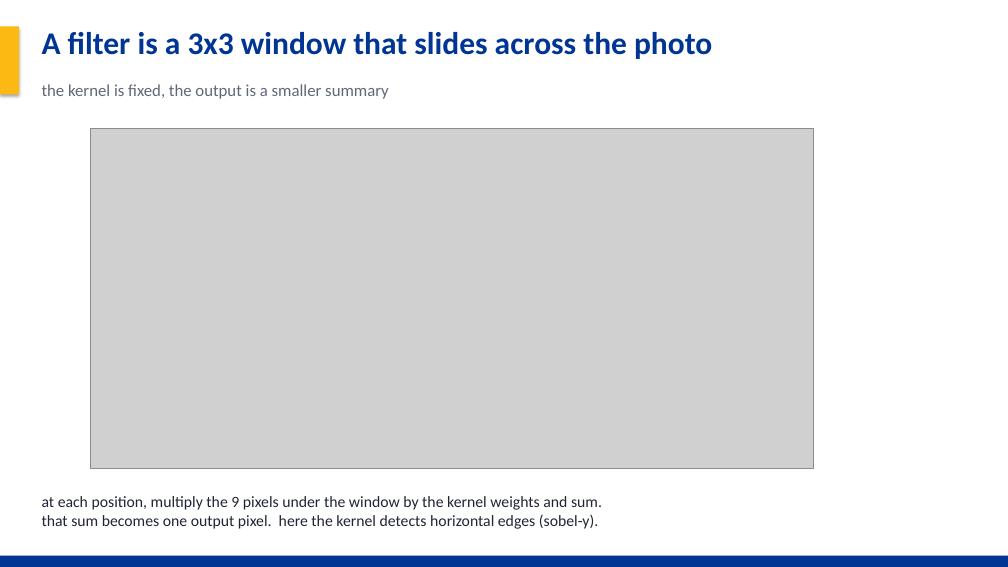
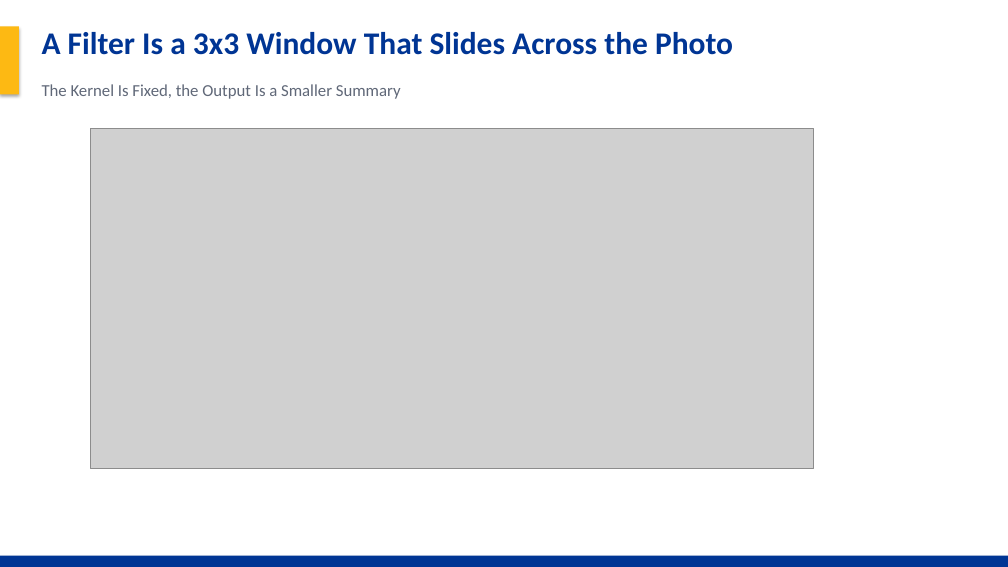
Before and after one commit to Noah-Gallego/house-price-4450-final, a slide deck: slide 22 of HousePrice_Final_Project.pptx (slide 17 before the commit). Drawn at 1008x567 pixels with LibreOffice and Linux fonts; fonts in the diff are those of the drawing; grey boxes stand for pictures. Boxes give left, top, right and bottom in pixels: in the first picture for what was removed or moved away, otherwise in the second. Text is boxed around its words. In the diff, an @@ line names an element or a change of style, - is before the commit and + after.

```diff
--- a/HousePrice_Final_Project.pptx
+++ b/HousePrice_Final_Project.pptx
@@ text at (x1=42, y1=32, x2=733, y2=55): text changed @@
-A filter is a 3x3 window that slides across the photo
+A Filter Is a 3x3 Window That Slides Across the Photo
@@ text at (x1=42, y1=84, x2=401, y2=99): text changed @@
-the kernel is fixed, the output is a smaller summary
+The Kernel Is Fixed, the Output Is a Smaller Summary
@@ text removed at (x1=42, y1=496, x2=602, y2=529) @@
-at each position, multiply the 9 pixels under the window by the kernel weights and sum.
-that sum becomes one output pixel. here the kernel detects horizontal edges (sobel-y).
```
Also in this commit, not shown: 22 other slides changed, 5 slides added, 2 slides removed, 9 other files.
